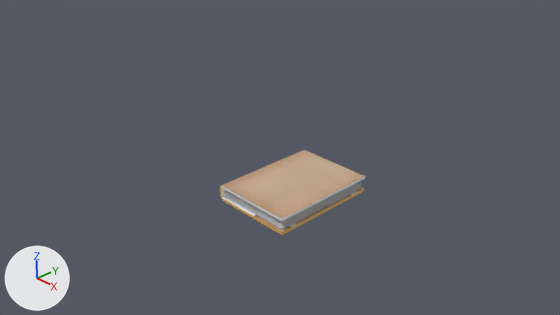
What one commit did to the Blender file Source/Graphics/Animations - Blender/Book - Opening/bookOpenblend.blend.
Before and after are seen from the file's camera 'Camera'. The lights are fixed; the arrows at lower left show +X, +Y and +Z.
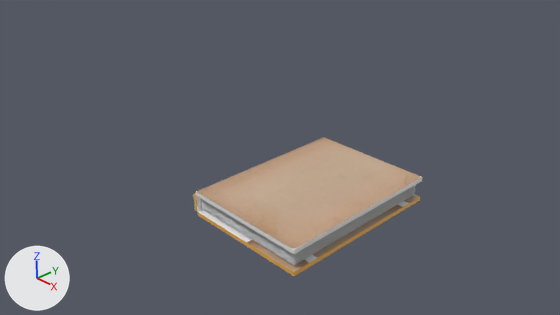
The edits, one by one:
Object 'Spine' (ob_spine) moves from (0.07, 0.0, 0.12) to (0.07, 0.0, 0.14).
Object 'Spine' (ob_spine) is rescaled from (0.1, 1.0, 0.025) to (0.154, 1.54, 0.0384).
Object 'Cover L' (ob_cover_l) moves from (0.1, 0.0, 0.23) to (0.11, 0.0, 0.29).
Object 'Cover L' (ob_cover_l) is rescaled from (0.75, 1.0, 0.025) to (1.15, 1.54, 0.0384).
Object 'Cover R' (ob_cover_r) moves from (0.1, 0.0, 0.03) to (0.11, 0.0, -0.02).
Object 'Cover R' (ob_cover_r) is rescaled from (0.75, 1.0, 0.025) to (1.15, 1.54, 0.0384).
Object 'Plane' (ob_plane) is rescaled from (0.727, 0.951, 1.0) to (1.12, 1.46, 1.54).
Object 'Plane.001' (ob_plane_001) is rescaled from (0.727, 0.951, 1.0) to (1.12, 1.46, 1.54).
Object 'Plane.002' (ob_plane_002) is rescaled from (0.727, 0.951, 1.0) to (1.12, 1.46, 1.54).
Object 'Plane.003' (ob_plane_003) is rescaled from (0.727, 0.951, 1.0) to (1.12, 1.46, 1.54).
Object 'Plane.004' (ob_plane_004) is rescaled from (0.727, 0.951, 1.0) to (1.12, 1.46, 1.54).
Object 'Plane.005' (ob_plane_005) is rescaled from (0.727, 0.951, 1.0) to (1.12, 1.46, 1.54).
Object 'Plane.006' (ob_plane_006) is rescaled from (0.727, 0.951, 1.0) to (1.12, 1.46, 1.54).
Object 'Plane.007' (ob_plane_007) is rescaled from (0.727, 0.951, 1.0) to (1.12, 1.46, 1.54).
Object 'Plane.008' (ob_plane_008) is rescaled from (0.727, 0.951, 1.0) to (1.12, 1.46, 1.54).
Object 'Plane.009' (ob_plane_009) is rescaled from (0.727, 0.951, 1.0) to (1.12, 1.46, 1.54).
Object 'Plane.010' (ob_plane_010) is rescaled from (0.727, 0.951, 1.0) to (1.12, 1.46, 1.54).
Object 'Plane.011' (ob_plane_011) is rescaled from (0.727, 0.951, 1.0) to (1.12, 1.46, 1.54).
Object 'Plane.012' (ob_plane_012) is rescaled from (0.727, 0.951, 1.0) to (1.12, 1.46, 1.54).
Object 'Plane.013' (ob_plane_013) is rescaled from (0.727, 0.951, 1.0) to (1.12, 1.46, 1.54).

Boxes (x1, y1, x2, y2) around the edits, measured in the pictures (560 x 315 px):
'Cover L', moved, rescaled (57% wider, 62% taller): before (221, 150, 365, 222); after (196, 137, 422, 254)
'Cover R', moved, rescaled (56% wider, 69% taller): before (222, 187, 364, 235); after (198, 194, 420, 276)
'Plane.005', rescaled (57% wider, 69% taller): before (225, 185, 360, 226); after (201, 191, 414, 261)
'Plane.006', rescaled (57% wider, 65% taller): before (226, 184, 361, 226); after (201, 190, 414, 260)
'Plane.008', rescaled (57% wider, 71% taller): before (225, 183, 360, 224); after (202, 188, 415, 259)
'Plane.007', rescaled (57% wider, 65% taller): before (225, 183, 361, 225); after (201, 189, 415, 259)
'Plane.009', rescaled (56% wider, 69% taller): before (225, 182, 361, 223); after (201, 188, 414, 258)
'Plane.001', rescaled (56% wider, 69% taller): before (225, 188, 360, 229); after (202, 194, 413, 264)
'Plane.003', rescaled (57% wider, 67% taller): before (226, 186, 361, 228); after (201, 192, 414, 263)
'Plane.002', rescaled (57% wider, 67% taller): before (225, 187, 360, 229); after (201, 193, 414, 264)
'Plane.004', rescaled (57% wider, 71% taller): before (225, 186, 360, 227); after (202, 191, 415, 262)
'Plane.010', rescaled (62% wider, 69% taller): before (229, 181, 361, 222); after (201, 187, 415, 257)
'Plane.011', rescaled: before (284, 181, 360, 221); after (201, 186, 415, 256)
'Plane', rescaled: before (328, 189, 359, 206); after (202, 194, 414, 265)
'Spine', moved, rescaled (67% wider, 67% taller): before (220, 187, 225, 198); after (193, 193, 202, 212)
'Plane.012', rescaled (not visible before): after (203, 185, 416, 255)
'Plane.013', rescaled (not visible before): after (295, 185, 415, 254)
